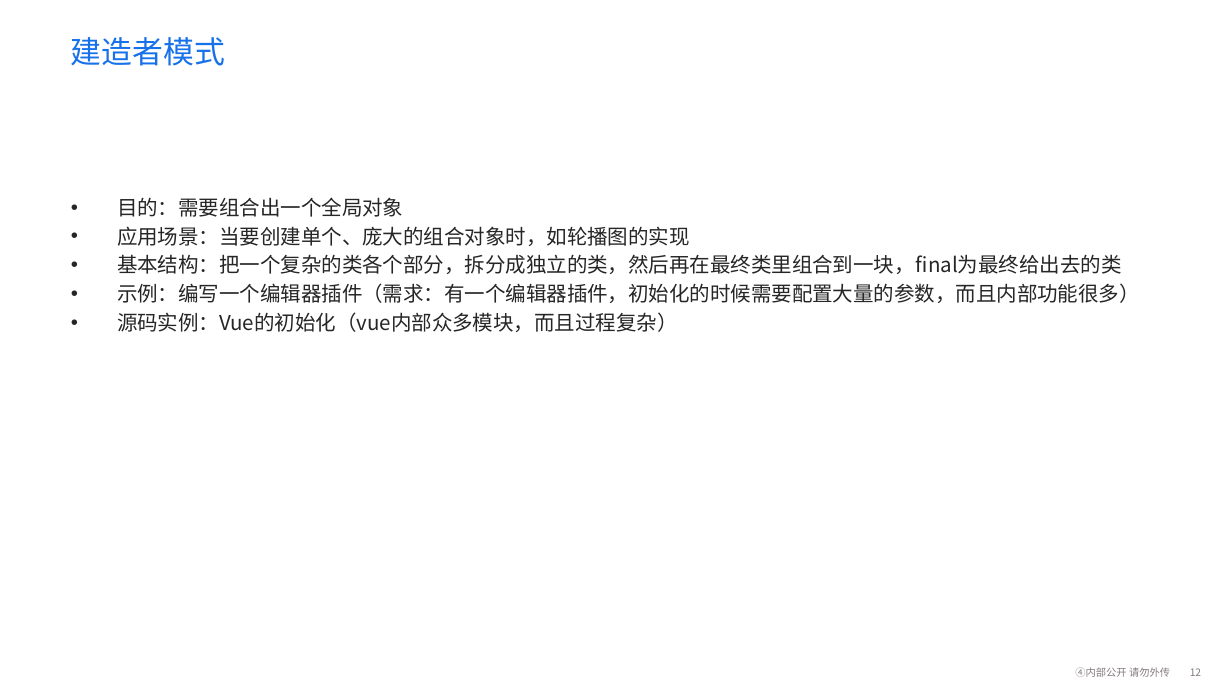
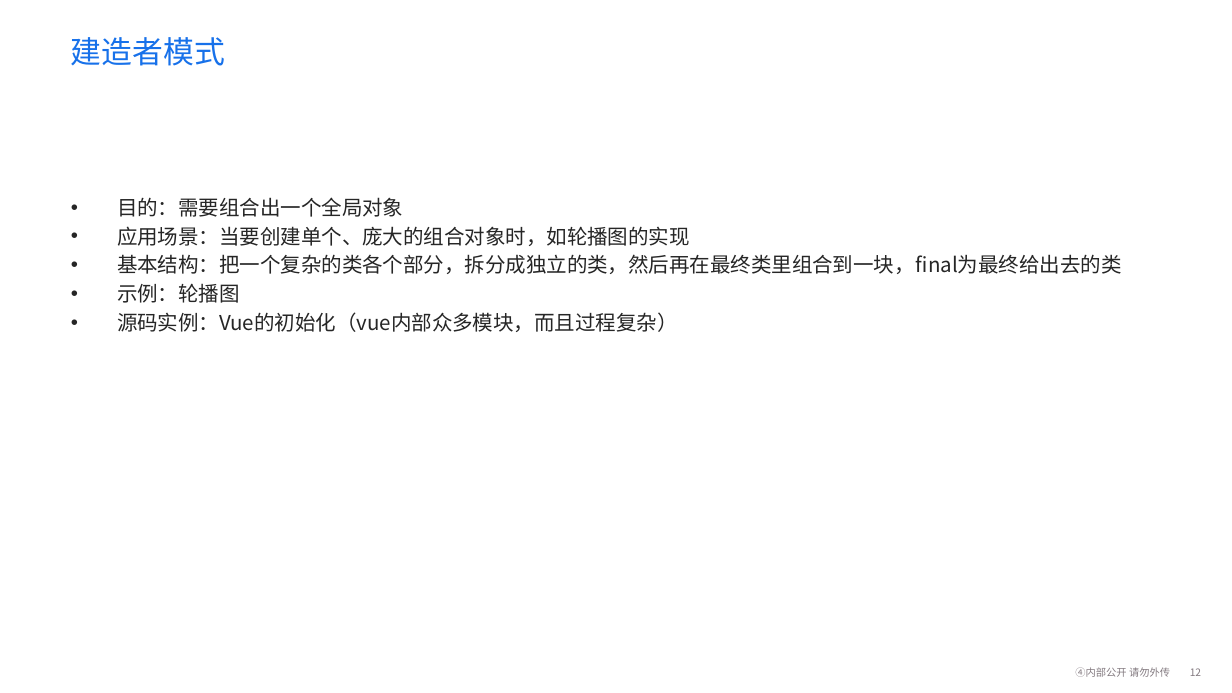
Before and after one commit to fionaVg1/wangyiyunketang, a slide deck: slide 12 of 分享/设计模式/前端之设计模式.pptx. Drawn at 1232x693 pixels with LibreOffice and Linux fonts; fonts in the diff are those of the drawing; background and template pictures are left out. Boxes give left, top, right and bottom in pixels: in the first picture for what was removed or moved away, otherwise in the second. Text is boxed around its words. In the diff, an @@ line names an element or a change of style, - is before the commit and + after.

```diff
--- a/分享/设计模式/前端之设计模式.pptx
+++ b/分享/设计模式/前端之设计模式.pptx
@@ text at bbox=[117, 283, 240, 303]: text changed @@
-• 示例：编写一个编辑器插件（需求：有一个编辑器插件，初始化的时候需要配置大量的参数，而且内部功能很多）
+• 示例：轮播图
```
Also in this commit, not shown: 5 other slides changed, 6 slides added, 2 slides removed, 11 other files.
